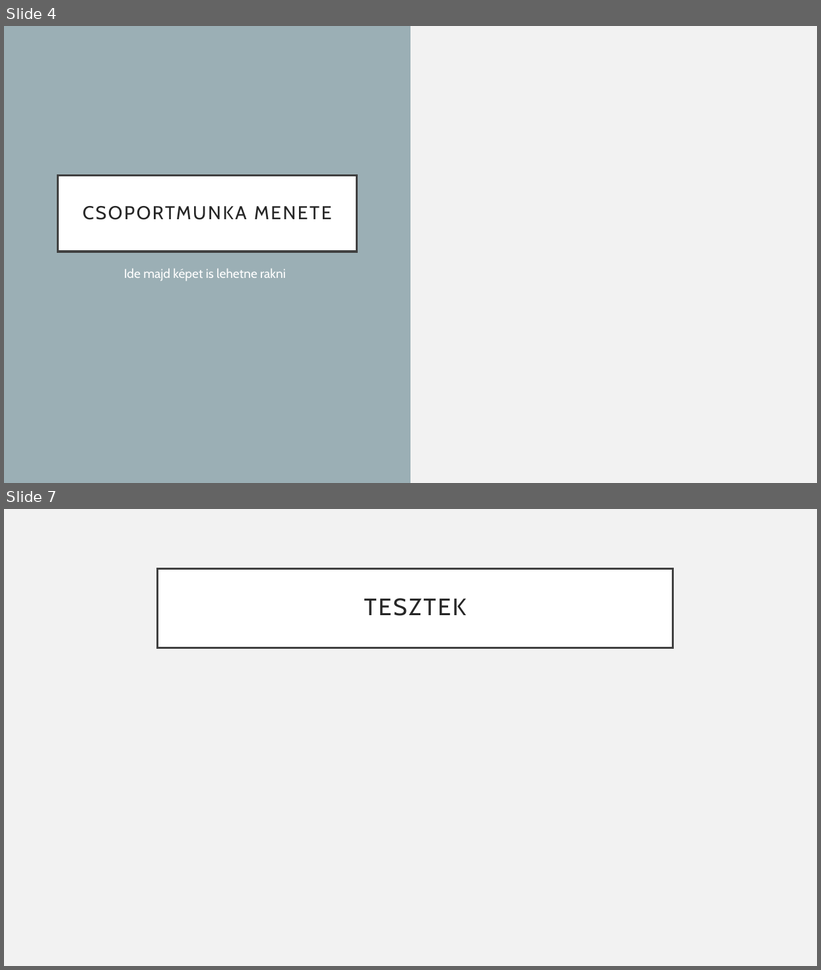
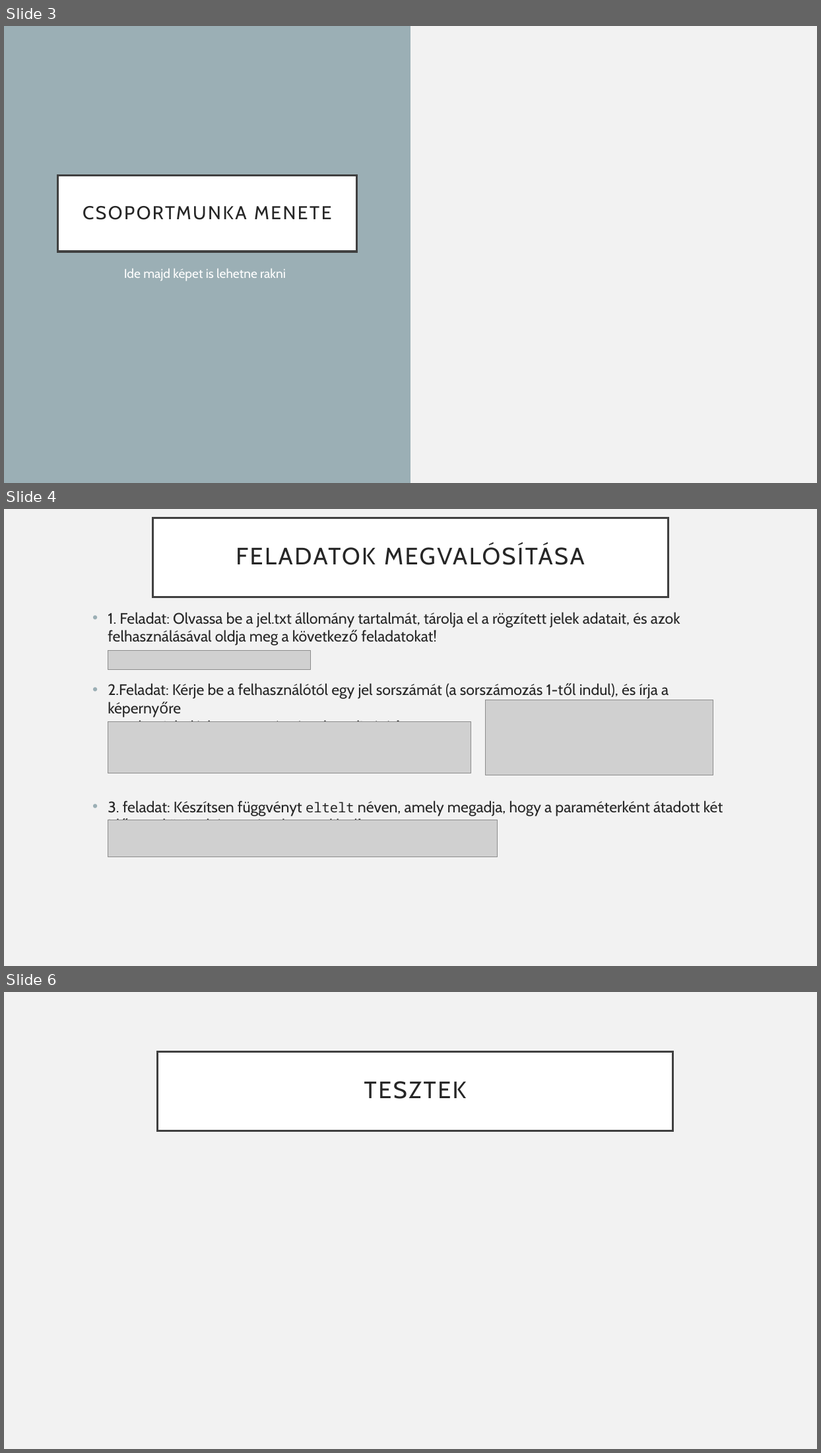
Before and after one commit to fatura-brigitta/Proj1-Jelado-10A_F, a slide deck: Proj1-Jelado-10A_f.pptx. Shown one above the other, each under a label of ours: slides 4 and 7 before the commit, slides 3, 4 and 6 after it; the slides between them are not shown. The pictures are 821x970 and 821x1453 pixels, drawn with LibreOffice and Linux fonts; fonts in the diff are those of the drawing; grey boxes stand for pictures. Boxes give left, top, right and bottom in pixels: in the first picture for what was removed or moved away, otherwise in the second. Text is boxed around its words. In the diff, an @@ line names an element or a change of style, - is before the commit and + after.

Commit message:
5. feladatig megvam

```diff
--- a/Proj1-Jelado-10A_f.pptx
+++ b/Proj1-Jelado-10A_f.pptx
@@ slide 4 added at [4, 509, 817, 966], background #F2F2F2 @@
@@ title added at [153, 518, 668, 597], fill #FFFFFF, outline #404040 2.5 pt, 28 pt, text #262626 @@
+FELADATOK MEGVALÓSÍTÁSA
@@ text added at [108, 612, 723, 821], 18 pt, text #262626 @@
+• 1. Feladat: Olvassa be a jel.txt állomány tartalmát, tárolja el a rögzített jelek adatait, és azok felhasználásával oldja meg a következő feladatokat!
+• 2.Feladat: Kérje be a felhasználótól egy jel sorszámát (a sorszámozás 1-től indul), és írja a képernyőre
+  az adott jeladáshoz tartozó x és y koordinátát!
+• 3. feladat: Készítsen függvényt eltelt néven, amely megadja, hogy a paraméterként átadott két
+  időpont között hány másodperc telik el!
@@ picture added at [108, 650, 310, 670] @@
@@ picture added at [485, 700, 713, 775] @@
@@ picture added at [108, 722, 471, 773] @@
@@ picture added at [108, 820, 498, 857] @@
@@ what was slide 4 is now slide 3 @@
@@ what was slide 7 is now slide 6 @@
```
Also in this commit, not shown: 2 other slides added, 4 slides removed.
